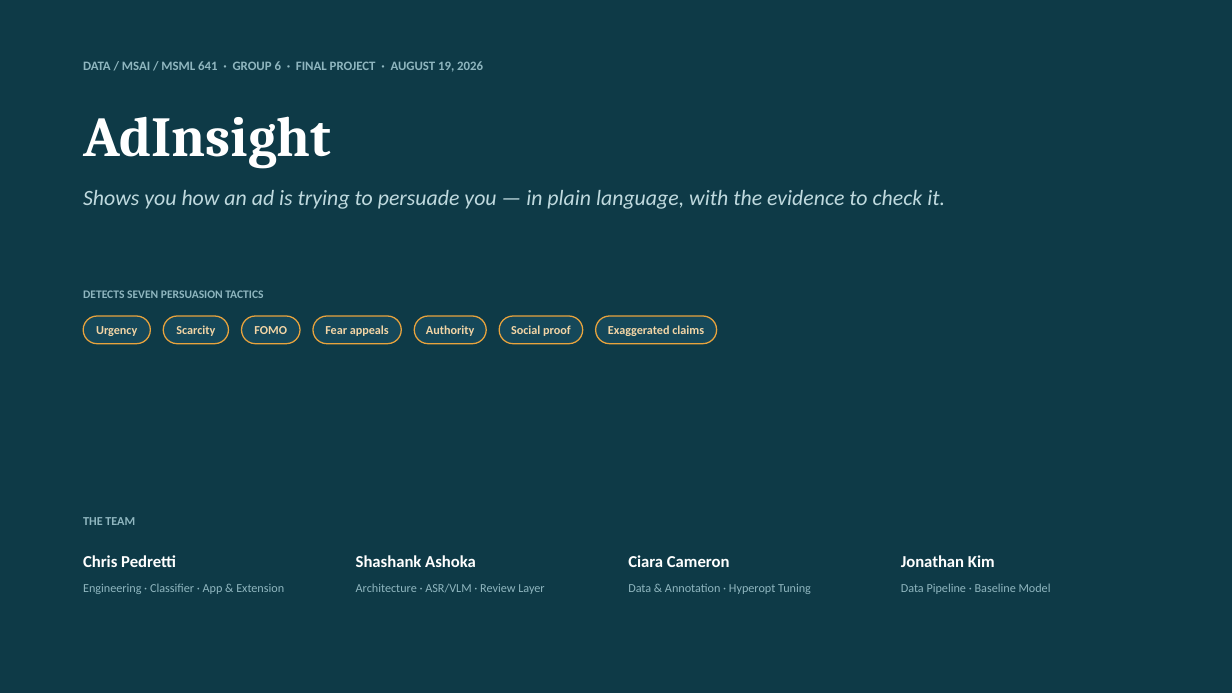
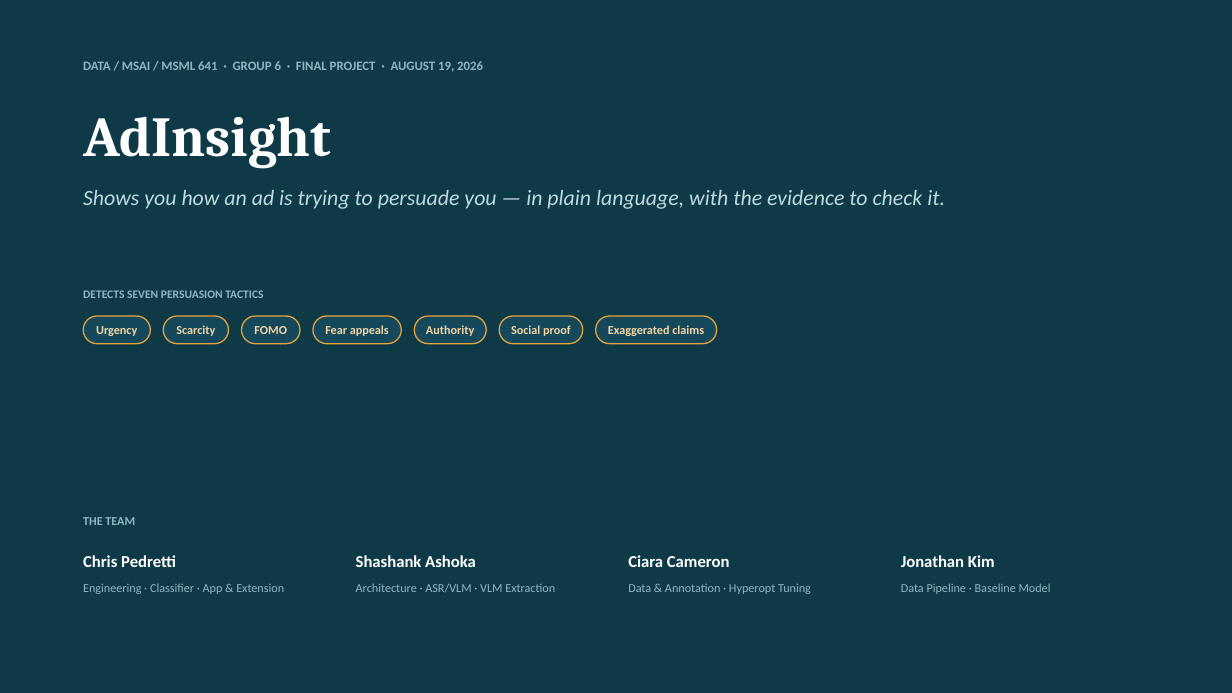
Before and after one commit to cpedrett-umd/Group-6-Final-Project, a slide deck: slide 1 of docs/AdInsight_Final_Presentation.pptx. Drawn at 1232x693 pixels with LibreOffice and Linux fonts; fonts in the diff are those of the drawing. Boxes give left, top, right and bottom in pixels: in the first picture for what was removed or moved away, otherwise in the second. Text is boxed around its words. In the diff, an @@ line names an element or a change of style, - is before the commit and + after.

```diff
--- a/docs/AdInsight_Final_Presentation.pptx
+++ b/docs/AdInsight_Final_Presentation.pptx
@@ text at (x1=356, y1=584, x2=555, y2=592): text changed @@
-Architecture · ASR/VLM · Review Layer
+Architecture · ASR/VLM · VLM Extraction
```
Also in this commit, not shown: 3 other slides changed.
